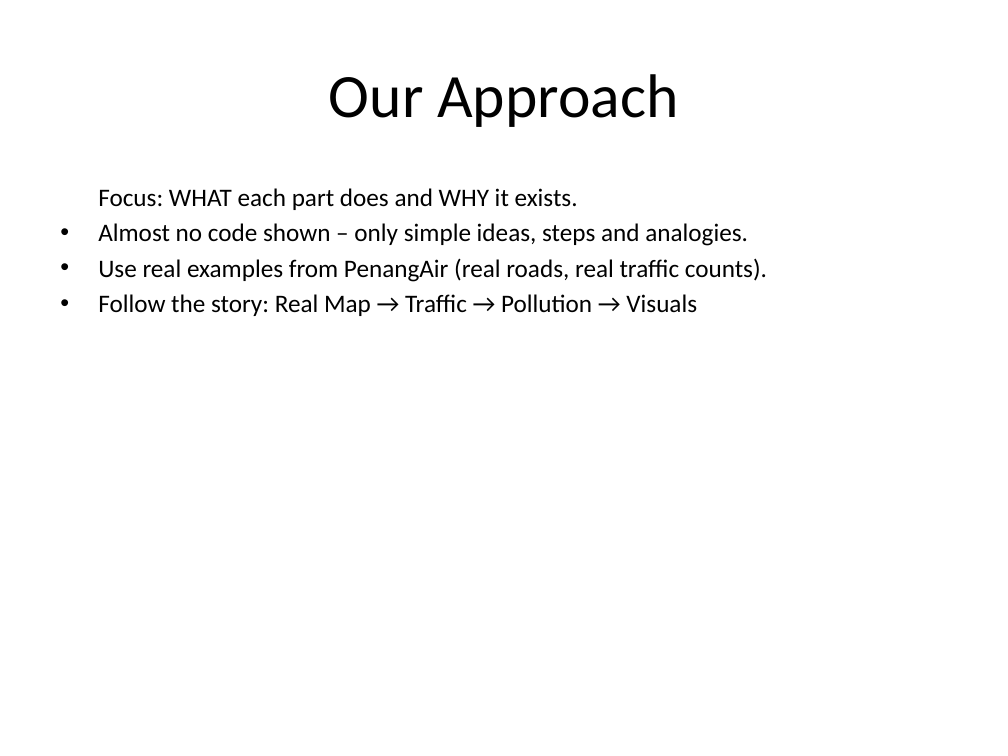
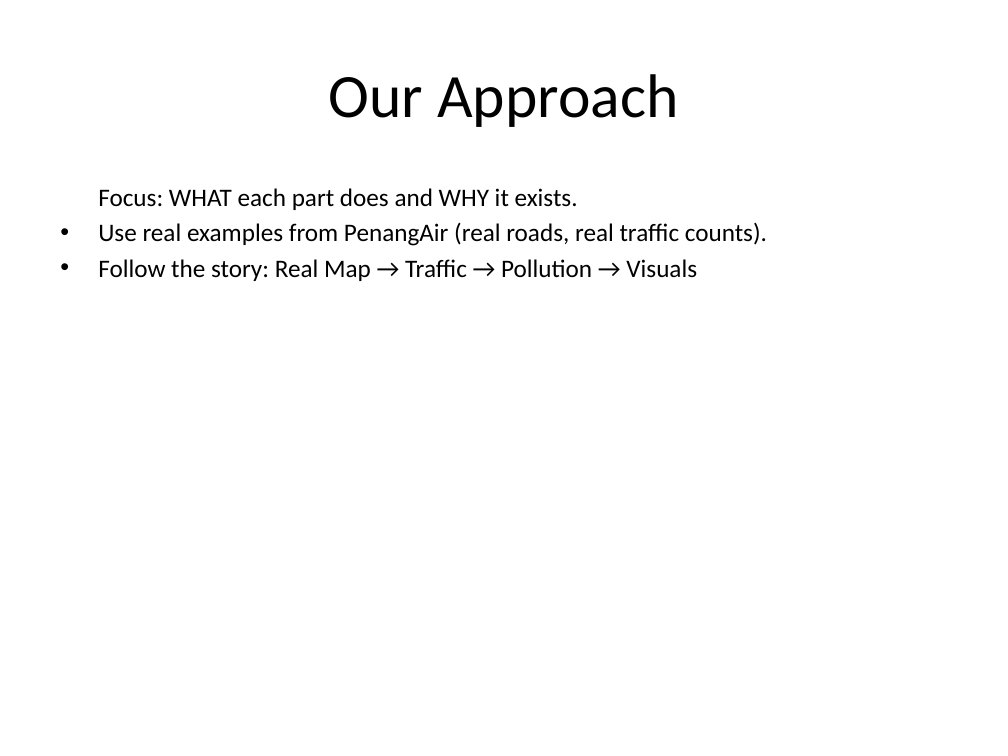
Before and after one commit to hqnghi88/PenangAir, a slide deck: slide 2 of PenangAir_Tutorial_NonProgrammer_Fixed.pptx. Drawn at 1008x756 pixels with LibreOffice and Linux fonts; fonts in the diff are those of the drawing. Boxes give left, top, right and bottom in pixels: in the first picture for what was removed or moved away, otherwise in the second. Text is boxed around its words. In the diff, an @@ line names an element or a change of style, - is before the commit and + after.

```diff
--- a/PenangAir_Tutorial_NonProgrammer_Fixed.pptx
+++ b/PenangAir_Tutorial_NonProgrammer_Fixed.pptx
@@ text at box(98, 223, 748, 246): paragraph removed @@
-• Almost no code shown – only simple ideas, steps and analogies.
```
Also in this commit, not shown: 21 other slides changed, 1 slide added, 3 slides removed, 4 other files.
